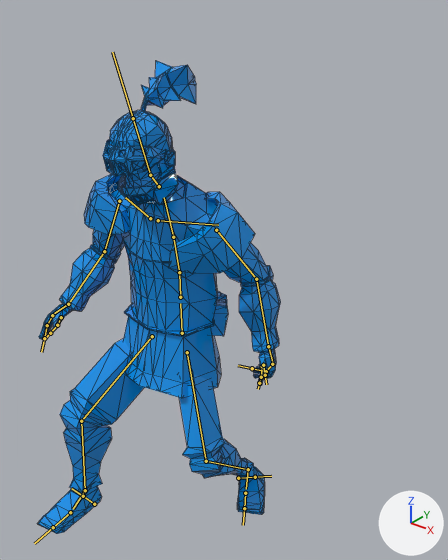
What one commit did to the FBX model Assets/Model/Fiter2.fbx.
The view is the same before and after, from a 50 mm lens placed at (2.11, -2.18, 2.83), pointed at (0.38, -0.02, 1.49). The lights are fixed; the arrows at lower right show +X, +Y and +Z. Both versions are drawn at frame 1 of the action 'metarig.001|metarig.001|metarig.001|metarig.001|metarig.001|Action'; the numbers are the values there. The bones that bend it are drawn over the model as lines. Mesh edges are drawn as thin lines.

In view in the first picture: 'MeshDown'.
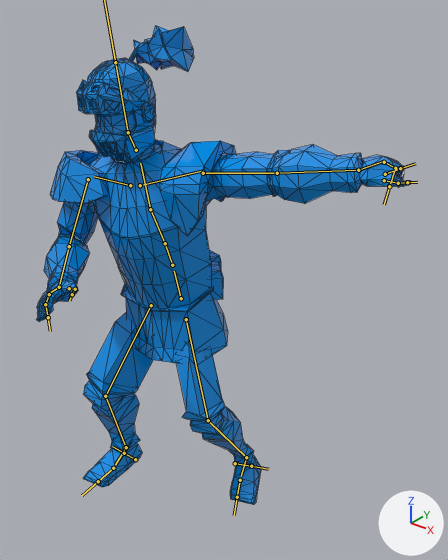
Patch to the scene script:
```diff
--- a/Assets/Model/Fiter2.fbx.py
+++ b/Assets/Model/Fiter2.fbx.py
@@ bone_spine @@
 bone_spine = bpy.data.objects['metarig.001'].pose.bones['spine']
-bone_spine.location = (0.0, -0.304, 0.078)
-bone_spine.rotation_quaternion = (0.994, -0.111, -0.006, -0.001)  # degrees (-13, -1, 0)
+bone_spine.location = (0.0, -0.088, 0.023)
+bone_spine.rotation_quaternion = (1.0, 0.0, 0.0, 0.0)  # degrees (0, 0, 0)
@@ bone_spine_001 @@
 bone_spine_001 = bpy.data.objects['metarig.001'].pose.bones['spine.001']  # child of 'spine'
-bone_spine_001.rotation_quaternion = (0.999, 0.052, -0.013, 0.001)  # degrees (6, -2, 0)
+bone_spine_001.rotation_quaternion = (0.988, 0.128, -0.089, -0.002)  # degrees (15, -10, -1)
@@ bone_spine_002 @@
 bone_spine_002 = bpy.data.objects['metarig.001'].pose.bones['spine.002']  # child of 'spine.001'
-bone_spine_002.rotation_quaternion = (0.985, 0.172, -0.013, 0.005)  # degrees (20, -2, 0)
+bone_spine_002.rotation_quaternion = (0.995, 0.087, -0.039, -0.02)  # degrees (10, -4, -3)
@@ bone_spine_003 @@
 bone_spine_003 = bpy.data.objects['metarig.001'].pose.bones['spine.003']  # child of 'spine.002'
-bone_spine_003.rotation_quaternion = (0.999, 0.048, -0.017, 0.011)  # degrees (5, -2, 1)
+bone_spine_003.rotation_quaternion = (0.991, -0.105, -0.078, 0.034)  # degrees (-12, -8, 5)
@@ bone_spine_004 @@
 bone_spine_004 = bpy.data.objects['metarig.001'].pose.bones['spine.004']  # child of 'spine.003'
-bone_spine_004.rotation_quaternion = (1.0, 0.024, -0.016, 0.007)  # degrees (3, -2, 1)
+bone_spine_004.rotation_quaternion = (0.982, -0.035, 0.176, -0.053)  # degrees (-5, 20, -7)
@@ bone_spine_005 @@
 bone_spine_005 = bpy.data.objects['metarig.001'].pose.bones['spine.005']  # child of 'spine.004'
-bone_spine_005.rotation_quaternion = (1.0, -0.002, -0.018, 0.004)  # degrees (0, -2, 0)
+bone_spine_005.rotation_quaternion = (1.0, 0.0, 0.0, 0.0)  # degrees (0, 0, 0)
@@ bone_shoulder_l @@
 bone_shoulder_l = bpy.data.objects['metarig.001'].pose.bones['shoulder.L']  # child of 'spine.003'
-bone_shoulder_l.rotation_quaternion = (0.998, -0.038, 0.042, -0.041)  # degrees (-5, 5, -5)
+bone_shoulder_l.rotation_quaternion = (0.998, -0.045, 0.041, -0.004)  # degrees (-5, 5, -1)
@@ bone_upper_arm_l @@
 bone_upper_arm_l = bpy.data.objects['metarig.001'].pose.bones['upper_arm.L']  # child of 'shoulder.L'
-bone_upper_arm_l.rotation_quaternion = (0.862, 0.104, -0.154, -0.471)  # degrees (19, -10, -59)
+bone_upper_arm_l.rotation_quaternion = (0.845, 0.143, -0.2, -0.475)  # degrees (26, -12, -61)
@@ bone_forearm_l @@
 bone_forearm_l = bpy.data.objects['metarig.001'].pose.bones['forearm.L']  # child of 'upper_arm.L'
-bone_forearm_l.rotation_quaternion = (0.943, 0.321, -0.014, -0.085)  # degrees (37, 2, -10)
+bone_forearm_l.rotation_quaternion = (0.742, 0.593, 0.202, -0.24)  # degrees (75, 36, -8)
@@ bone_shoulder_r @@
 bone_shoulder_r = bpy.data.objects['metarig.001'].pose.bones['shoulder.R']  # child of 'spine.003'
-bone_shoulder_r.rotation_quaternion = (0.994, -0.05, -0.059, 0.07)  # degrees (-6, -6, 8)
+bone_shoulder_r.rotation_quaternion = (0.992, 0.046, 0.041, 0.111)  # degrees (6, 4, 13)
@@ bone_upper_arm_r @@
 bone_upper_arm_r = bpy.data.objects['metarig.001'].pose.bones['upper_arm.R']  # child of 'shoulder.R'
-bone_upper_arm_r.rotation_quaternion = (0.847, -0.157, 0.152, 0.485)  # degrees (-7, 24, 58)
+bone_upper_arm_r.rotation_quaternion = (1.0, 0.0, 0.0, 0.0)  # degrees (0, 0, 0)
@@ bone_forearm_r @@
 bone_forearm_r = bpy.data.objects['metarig.001'].pose.bones['forearm.R']  # child of 'upper_arm.R'
-bone_forearm_r.rotation_quaternion = (0.94, 0.29, 0.073, 0.163)  # degrees (35, 2, 20)
+bone_forearm_r.rotation_quaternion = (1.0, 0.0, 0.0, 0.0)  # degrees (0, 0, 0)
@@ bone_hand_r @@
 bone_hand_r = bpy.data.objects['metarig.001'].pose.bones['hand.R']  # child of 'forearm.R'
-bone_hand_r.rotation_quaternion = (0.973, -0.211, 0.096, 0.007)  # degrees (-25, 11, -2)
+bone_hand_r.rotation_quaternion = (0.913, -0.407, 0.03, -0.01)  # degrees (-48, 3, -2)
@@ bone_thigh_l @@
 bone_thigh_l = bpy.data.objects['metarig.001'].pose.bones['thigh.L']  # child of 'spine'
-bone_thigh_l.rotation_quaternion = (0.935, -0.33, -0.09, -0.092)  # degrees (-38, -13, -7)
+bone_thigh_l.rotation_quaternion = (0.96, -0.25, -0.082, -0.099)  # degrees (-28, -12, -9)
@@ bone_shin_l @@
 bone_shin_l = bpy.data.objects['metarig.001'].pose.bones['shin.L']  # child of 'thigh.L'
-bone_shin_l.rotation_quaternion = (0.907, 0.399, 0.134, 0.017)  # degrees (48, 13, 8)
+bone_shin_l.rotation_quaternion = (0.927, 0.352, 0.129, 0.02)  # degrees (42, 13, 8)
@@ bone_foot_l @@
 bone_foot_l = bpy.data.objects['metarig.001'].pose.bones['foot.L']  # child of 'shin.L'
-bone_foot_l.rotation_quaternion = (0.998, -0.012, -0.063, 0.028)  # degrees (-2, -7, 3)
+bone_foot_l.rotation_quaternion = (0.991, -0.126, -0.051, 0.016)  # degrees (-15, -6, 3)
@@ bone_thigh_r @@
 bone_thigh_r = bpy.data.objects['metarig.001'].pose.bones['thigh.R']  # child of 'spine'
-bone_thigh_r.location = (0.0, 0.007, 0.006)
-bone_thigh_r.rotation_quaternion = (0.961, -0.058, 0.195, 0.188)  # degrees (-2, 23, 22)
+bone_thigh_r.location = (0.0, 0.0, 0.0)
+bone_thigh_r.rotation_quaternion = (0.983, -0.038, 0.126, 0.125)  # degrees (-3, 15, 14)
@@ bone_shin_r @@
 bone_shin_r = bpy.data.objects['metarig.001'].pose.bones['shin.R']  # child of 'thigh.R'
-bone_shin_r.rotation_quaternion = (0.858, 0.497, 0.062, 0.111)  # degrees (60, 0, 15)
+bone_shin_r.rotation_quaternion = (0.955, 0.284, 0.079, 0.019)  # degrees (33, 8, 5)
@@ bone_foot_r @@
 bone_foot_r = bpy.data.objects['metarig.001'].pose.bones['foot.R']  # child of 'shin.R'
-bone_foot_r.rotation_quaternion = (0.936, -0.316, 0.117, -0.098)  # degrees (-39, 9, -15)
+bone_foot_r.rotation_quaternion = (0.959, -0.227, 0.157, -0.065)  # degrees (-28, 16, -12)
@@ bone_toe_r @@
 bone_toe_r = bpy.data.objects['metarig.001'].pose.bones['toe.R']  # child of 'foot.R'
-bone_toe_r.rotation_quaternion = (0.997, 0.052, 0.058, 0.019)  # degrees (6, 7, 3)
+bone_toe_r.rotation_quaternion = (1.0, -0.001, -0.006, -0.004)  # degrees (0, -1, 0)
```

Where the change shows, as pixel boxes (x1, y1, x2, y2) in the pictures (448 x 560 px):
'MeshDown', posed (53% wider): before (37, 61, 281, 534); after (36, 26, 411, 505)
bone 'spine', root to tip: before (182, 333) to (180, 303); after (181, 298) to (174, 271)
bone 'spine.001', root to tip: before (180, 297) to (179, 272); after (172, 265) to (165, 243)
bone 'spine.002', root to tip: before (179, 272) to (173, 237); after (165, 243) to (150, 209)
bone 'spine.003', root to tip: before (173, 237) to (164, 197); after (150, 209) to (140, 163)
bone 'spine.004', root to tip: before (159, 186) to (150, 175); after (136, 150) to (128, 132)
bone 'spine.005', root to tip: before (150, 175) to (133, 118); after (128, 132) to (115, 62)
bone 'shoulder.L', root to tip: before (150, 218) to (125, 197); after (130, 185) to (94, 176)
bone 'upper_arm.L', root to tip: before (119, 201) to (104, 251); after (88, 179) to (69, 246)
bone 'forearm.L', root to tip: before (104, 251) to (68, 304); after (69, 246) to (59, 287)
bone 'shoulder.R', root to tip: before (158, 220) to (218, 225); after (140, 185) to (203, 170)
bone 'upper_arm.R', root to tip: before (216, 230) to (256, 279); after (203, 173) to (277, 173)
bone 'forearm.R', root to tip: before (256, 279) to (268, 346); after (277, 173) to (358, 170)
bone 'hand.R', root to tip: before (268, 346) to (273, 363); after (358, 170) to (384, 161)
bone 'thigh.L', root to tip: before (152, 336) to (81, 421); after (151, 305) to (105, 396)
bone 'shin.L', root to tip: before (81, 421) to (85, 490); after (105, 396) to (126, 447)
bone 'foot.L', root to tip: before (85, 490) to (73, 509); after (126, 447) to (115, 464)
bone 'thigh.R', root to tip: before (187, 352) to (206, 461); after (186, 319) to (208, 420)
bone 'shin.R', root to tip: before (206, 461) to (248, 469); after (208, 420) to (246, 457)
bone 'foot.R', root to tip: before (248, 469) to (246, 489); after (246, 457) to (241, 476)
bone 'toe.R', root to tip: before (245, 493) to (244, 508); after (240, 480) to (237, 497)
